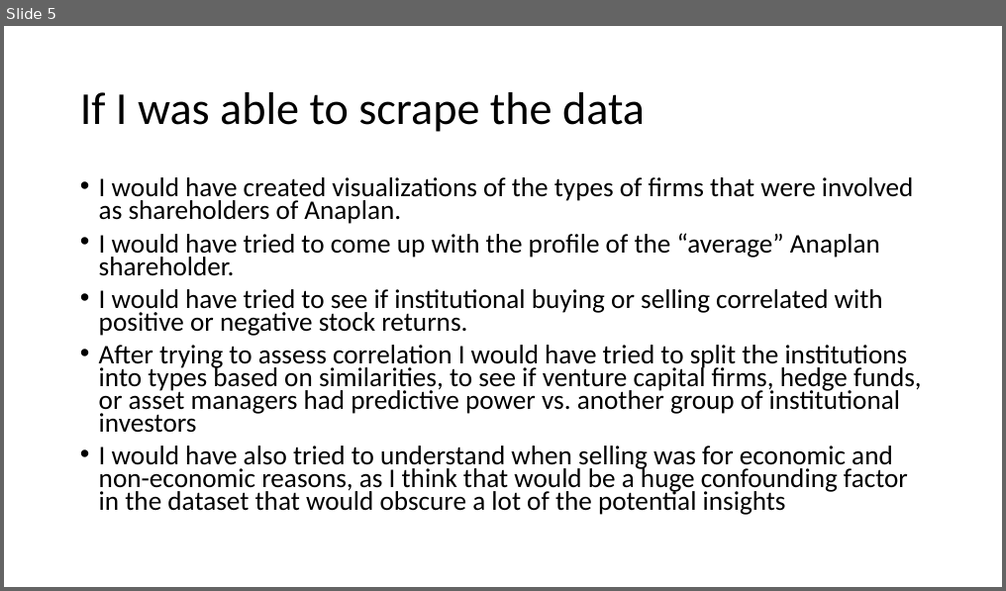
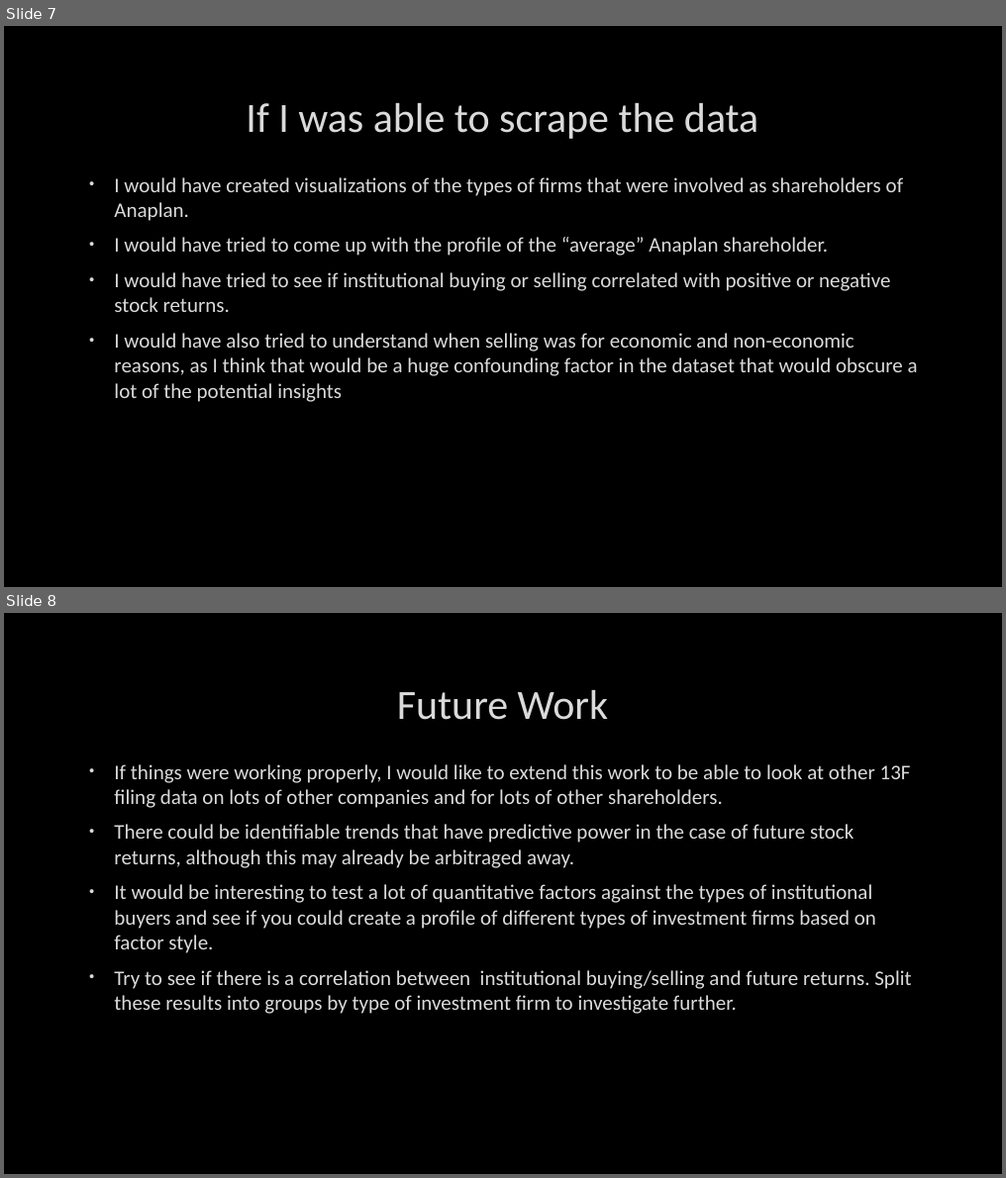
Before and after one commit to j-gonzal/web_scraping_project, a slide deck: Web Scraping WhaleWisdom.pptx. Shown one above the other, each under a label of ours: slide 5 before the commit, slides 7 and 8 after it. The pictures are 1006x591 and 1006x1178 pixels, drawn with LibreOffice and Linux fonts; fonts in the diff are those of the drawing; background and template pictures are left out. Boxes give left, top, right and bottom in pixels: in the first picture for what was removed or moved away, otherwise in the second. Text is boxed around its words. In the diff, an @@ line names an element or a change of style, - is before the commit and + after.

```diff
--- a/Web Scraping WhaleWisdom.pptx
+++ b/Web Scraping WhaleWisdom.pptx
@@ slide 8 added at (x1=4, y1=613, x2=1002, y2=1174), background picture (left out) @@
@@ title added at (x1=397, y1=690, x2=608, y2=720), 40 pt, text #DADADA @@
+Future Work
@@ text added at (x1=114, y1=764, x2=911, y2=1014), 20 pt, text #DADADA @@
+• If things were working properly, I would like to extend this work to be able to look at other 13F filing data on lots of other companies and for lots of other shareholders.
+• There could be identifiable trends that have predictive power in the case of future stock returns, although this may already be arbitraged away.
+• It would be interesting to test a lot of quantitative factors against the types of institutional buyers and see if you could create a profile of different types of investment firms based on factor style.
+• Try to see if there is a correlation between institutional buying/selling and future returns. Split these results into groups by type of investment firm to investigate further.
@@ what was slide 5 is now slide 7 @@
@@ slide 7 changed as well @@
@@ background #FFFFFF to picture (left out) @@
@@ title "If I was able to ..." moved from (x1=80, y1=92, x2=645, y2=132) to (x1=246, y1=103, x2=758, y2=139) @@
@@ title "If I was able to ..." at (x1=246, y1=103, x2=758, y2=139): size 44 to 40 pt, text colour #000000 to #DADADA, letter outline none to #404040 0.75 pt; alignment left to centre; line spacing 0.9 to 1 @@
@@ text "I would have created visualizations ..." moved from (x1=99, y1=177, x2=922, y2=515) to (x1=114, y1=177, x2=918, y2=402) @@
@@ text "I would have created visualizations ..." at (x1=114, y1=177, x2=918, y2=402): size 25.9 to 20 pt, text colour #000000 to #DADADA, letter outline none to #404040 0.75 pt; indent changed; line spacing 0.7 to 1 @@
@@ text at (x1=99, y1=345, x2=922, y2=433): paragraph removed @@
-• After trying to assess correlation I would have tried to split the institutions into types based on similarities, to see if venture capital firms, hedge funds, or asset managers had predictive power vs. another group of institutional investors
```
Also in this commit, not shown: 5 other slides changed, 2 other slides added, 2 other files.
